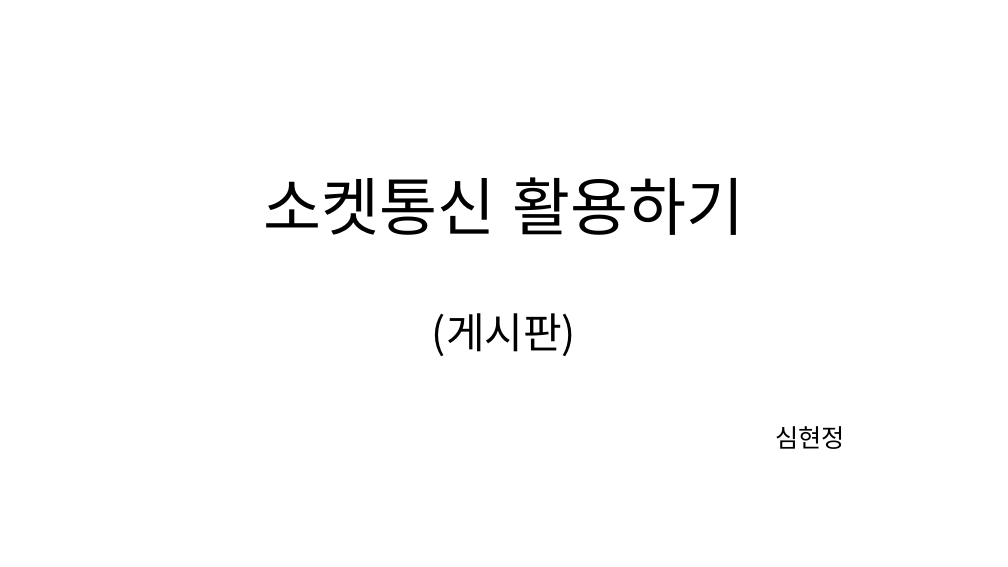
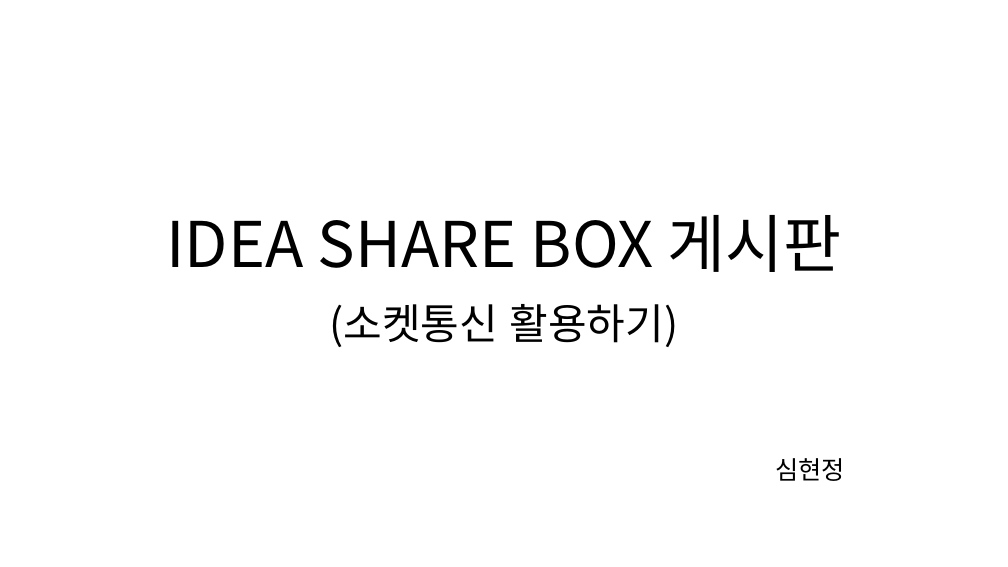
Before and after one commit to jwsimhj97/Fullstack, a slide deck: slide 1 of 소켓통신_심현정.pptx. Drawn at 1008x567 pixels with LibreOffice and Linux fonts; fonts in the diff are those of the drawing. Boxes give left, top, right and bottom in pixels: in the first picture for what was removed or moved away, otherwise in the second. Text is boxed around its words. In the diff, an @@ line names an element or a change of style, - is before the commit and + after.

```diff
--- a/소켓통신_심현정.pptx
+++ b/소켓통신_심현정.pptx
@@ title at <box>166,215,842,347</box>: text changed @@
-소켓통신 활용하기
-(게시판)
+IDEA SHARE BOX 게시판
+(소켓통신 활용하기)
@@ subtitle "심현정": place and size @@
-subtitle "심현정" at <box>775,426,845,449</box>
+subtitle "심현정" at <box>775,458,845,481</box>
```
Also in this commit, not shown: 8 other slides changed, 4 slides added, 2 slides removed, 24 other files.
